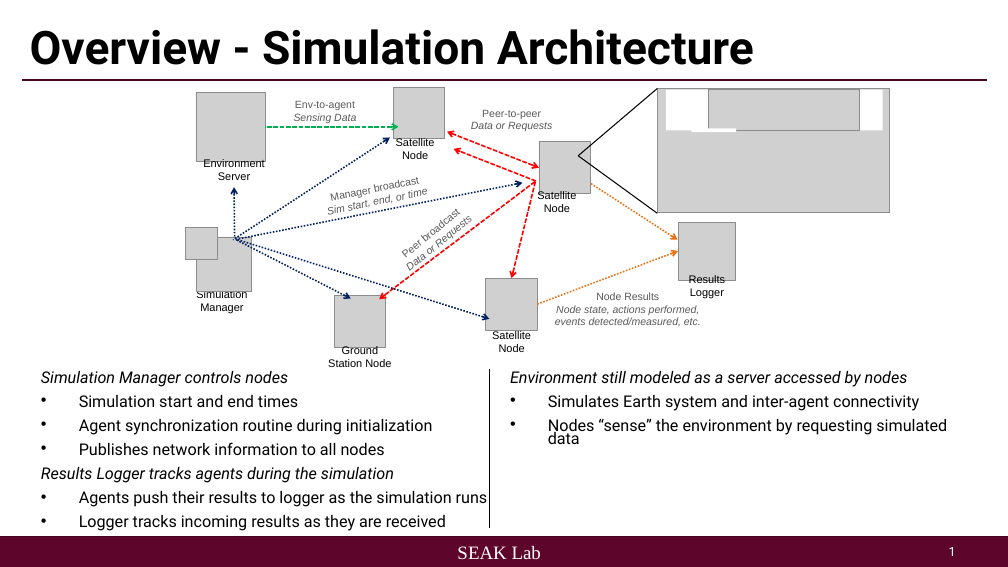
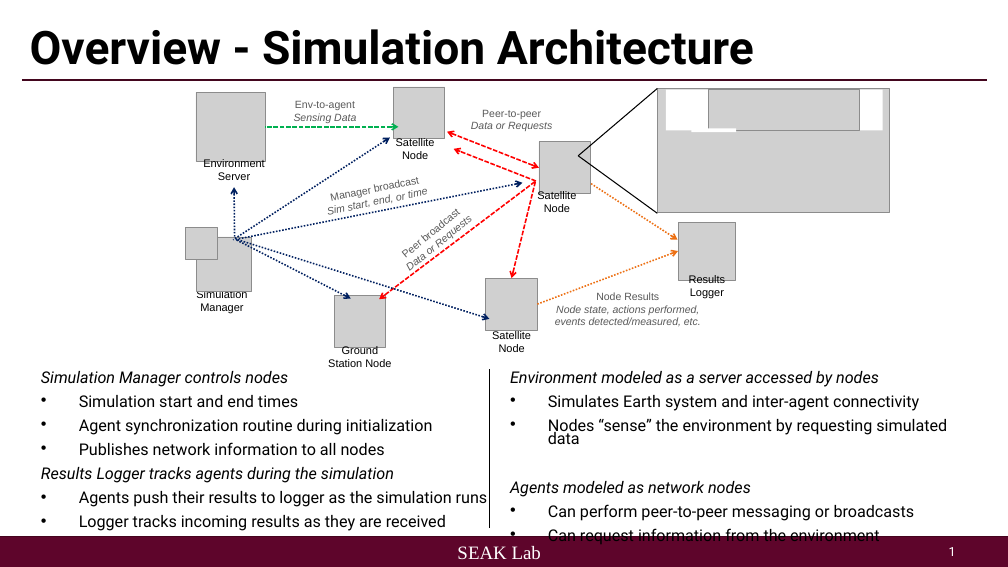
Before and after one commit to seakers/dmas, a slide deck: slide 2 of docs/slides/accbba.pptx. Drawn at 1008x567 pixels with LibreOffice and Linux fonts; fonts in the diff are those of the drawing; grey boxes stand for pictures; background and template pictures are left out. Boxes give left, top, right and bottom in pixels: in the first picture for what was removed or moved away, otherwise in the second. Text is boxed around its words. In the diff, an @@ line names an element or a change of style, - is before the commit and + after.

```diff
--- a/docs/slides/accbba.pptx
+++ b/docs/slides/accbba.pptx
@@ text at box(510, 371, 879, 387): text changed @@
-Environment still modeled as a server accessed by nodes
+Environment modeled as a server accessed by nodes
@@ text at box(510, 481, 915, 544): paragraphs added @@
+Agents modeled as network nodes
+• Can perform peer-to-peer messaging or broadcasts
+• Can request information from the environment
```
Also in this commit, not shown: 1 other slide changed, 6 other files.
